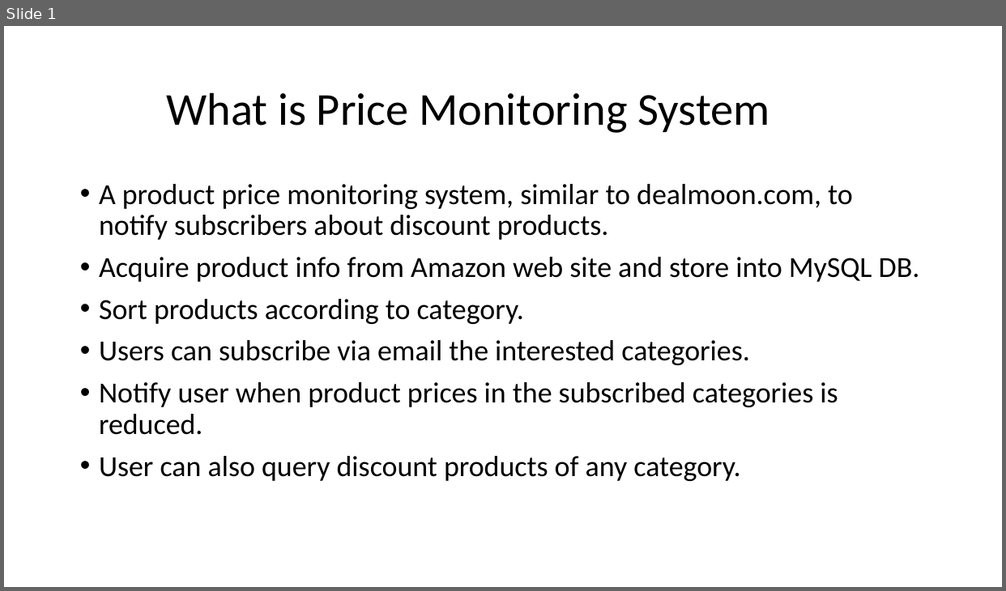
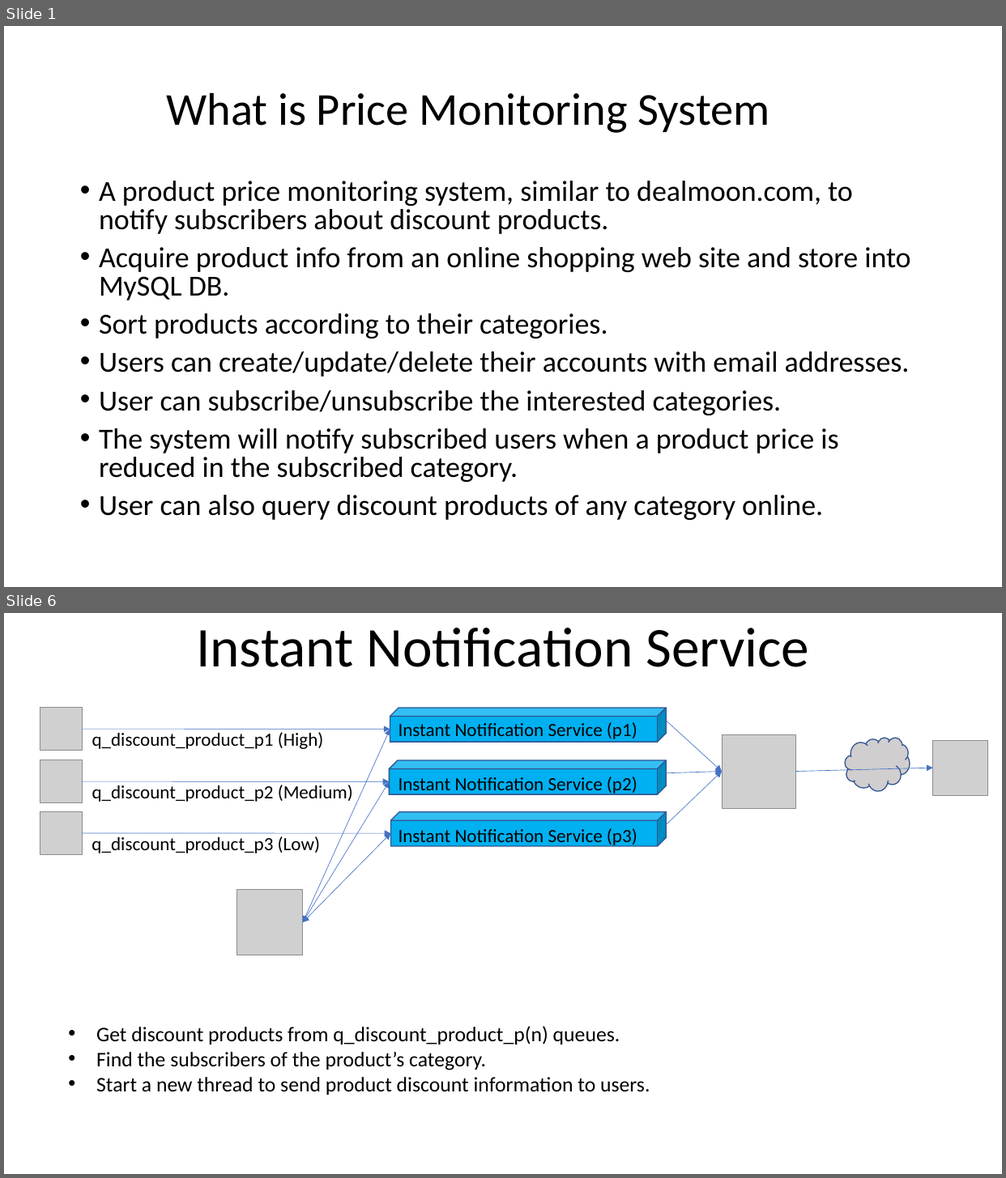
Before and after one commit to youhusky/price-monitoring-system, a slide deck: PriceMonitoringDesign.pptx. Shown one above the other, each under a label of ours: slide 1 before the commit, slides 1 and 6 after it; the slides between them are not shown. The pictures are 1006x591 and 1006x1178 pixels, drawn with LibreOffice and Linux fonts; fonts in the diff are those of the drawing; grey boxes stand for pictures. Boxes give left, top, right and bottom in pixels: in the first picture for what was removed or moved away, otherwise in the second. Text is boxed around its words. In the diff, an @@ line names an element or a change of style, - is before the commit and + after.

```diff
--- a/PriceMonitoringDesign.pptx
+++ b/PriceMonitoringDesign.pptx
@@ slide 6 added at [4,613,1002,1174], background #FFFFFF @@
@@ title added at [196,628,809,667], 54 pt, text #000000 @@
+Instant Notification Service
@@ picture added at [40,708,83,751] @@
@@ cube added at [390,708,667,743], fill #00B0F0, outline #325491 1 pt @@
@@ arrow added from (83, 729) to (390, 729), #4472C4 0.5 pt @@
@@ text added at [92,732,324,749], 18 pt, text #000000 @@
+q_discount_product_p1 (High)
@@ double arrow added from (303, 923) to (390, 729), #4472C4 0.5 pt @@
@@ text added at [398,722,637,739], 18 pt, text #000000 @@
+Instant Notification Service (p1)
@@ arrow added from (666, 721) to (722, 772), #4472C4 0.5 pt @@
@@ picture added at [722,735,796,808] @@
@@ cloud added at [845,738,910,791], fill #D0CECE, outline #325491 1 pt @@
@@ picture added at [933,740,987,795] @@
@@ picture added at [40,760,83,803] @@
@@ arrow added from (83, 781) to (390, 781), #4472C4 0.5 pt @@
@@ double arrow added from (303, 923) to (390, 781), #4472C4 0.5 pt @@
@@ cube added at [390,760,667,795], fill #00B0F0, outline #325491 1 pt @@
@@ text added at [398,777,637,795], 18 pt, text #000000 @@
+Instant Notification Service (p2)
@@ arrow added from (666, 773) to (722, 772), #4472C4 0.5 pt @@
@@ arrow added from (666, 825) to (722, 772), #4472C4 0.5 pt @@
@@ arrow added from (795, 772) to (933, 768), #4472C4 0.5 pt @@
@@ text added at [92,785,353,802], 18 pt, text #000000 @@
+q_discount_product_p2 (Medium)
@@ picture added at [40,812,83,855] @@
@@ cube added at [391,812,667,846], fill #00B0F0, outline #325491 1 pt @@
@@ text added at [398,828,637,847], 18 pt, text #000000 @@
+Instant Notification Service (p3)
@@ arrow added from (83, 833) to (391, 834), #4472C4 0.5 pt @@
@@ text added at [91,837,320,854], 18 pt, text #000000 @@
+q_discount_product_p3 (Low)
@@ double arrow added from (303, 923) to (391, 834), #4472C4 0.5 pt @@
@@ picture added at [236,889,304,956] @@
@@ text added at [96,1026,650,1095], 20 pt, text #000000 @@
+• Get discount products from q_discount_product_p(n) queues.
+• Find the subscribers of the product’s category.
+• Start a new thread to send product discount information to users.
@@ slide 1 changed as well @@
@@ text at [99,181,853,234]: line spacing 0.9 to 0.8 @@
@@ text at [99,247,910,520]: text changed @@
-• Acquire product info from Amazon web site and store into MySQL DB.
-• Sort products according to category.
-• Users can subscribe via email the interested categories.
-• Notify user when product prices in the subscribed categories is reduced.
-• User can also query discount products of any category.
+• Acquire product info from an online shopping web site and store into MySQL DB.
+• Sort products according to their categories.
+• Users can create/update/delete their accounts with email addresses.
+• User can subscribe/unsubscribe the interested categories.
+• The system will notify subscribed users when a product price is reduced in the subscribed category.
+• User can also query discount products of any category online.
```
Also in this commit, not shown: 3 other slides changed, 5 other slides added, 7 slides removed.
